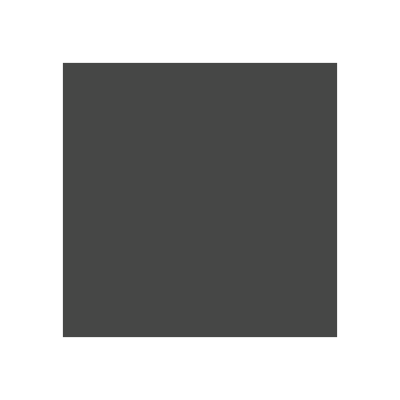
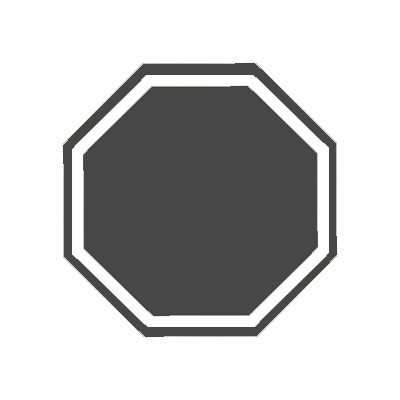
Before/after of a 400 x 400 layered artwork. What changed in the layer stack:
added layer "Polygon 1 Kopie" above "Polygon 1" over (x1=62, y1=62, x2=338, y2=338)
hid "Rechteck 1" over (x1=62, y1=62, x2=338, y2=338)
